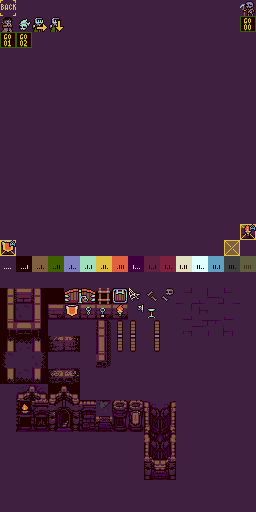
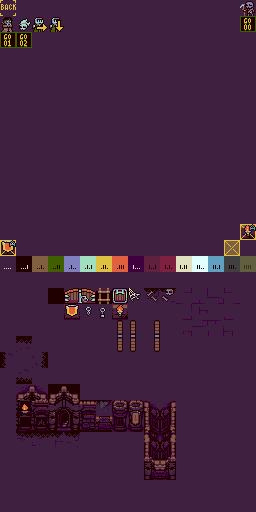
Layer changes from the first w=256, h=512 image to the second:
added layer "Layer 31 copy 2" in group "tiles" over left=160, top=288, right=176, bottom=303
added layer "Layer 31 copy" in group "tiles" over left=144, top=288, right=160, bottom=303
removed layer "web 2" from group "tiles" over left=137, top=304, right=144, bottom=313
removed layer "Layer 4" from group "tiles" over left=147, top=308, right=156, bottom=318
hid "wall_04" over left=80, top=304, right=96, bottom=320
added layer "Layer 31" in group "tiles" over left=65, top=432, right=80, bottom=447
added layer "shadow" in group "tiles" over left=16, top=432, right=80, bottom=447
added layer "stain_shadow" in group "tiles" over left=96, top=400, right=112, bottom=406
painted on "wall left" over left=151, top=404, right=169, bottom=408
added layer "Layer 29" in group "tiles" over left=17, top=431, right=79, bottom=432
painted on "wall_2" over left=36, top=410, right=47, bottom=416
painted on "Layer 27" over left=21, top=386, right=42, bottom=392
hid "wall_02" over left=48, top=304, right=112, bottom=320
hid "Layer 13" over left=70, top=288, right=176, bottom=447
hid "Layer 15" over left=65, top=288, right=176, bottom=447
hid "Layer 11 copy" over left=64, top=336, right=80, bottom=384
hid "Layer 16" over left=0, top=288, right=64, bottom=447
hid "Layer 11" over left=48, top=336, right=64, bottom=384
painted on "Layer 20 copy" over left=0, top=336, right=48, bottom=382
removed layer "floor end" from group "tiles" over left=0, top=336, right=48, bottom=384
hid "Layer 17" over left=7, top=336, right=41, bottom=343
hid "Layer 9" over left=0, top=336, right=48, bottom=384
hid "wall inside" over left=96, top=320, right=111, bottom=368
hid "wall_01" over left=0, top=288, right=48, bottom=336
…and 3 more changes (1 added, 2 painted)
